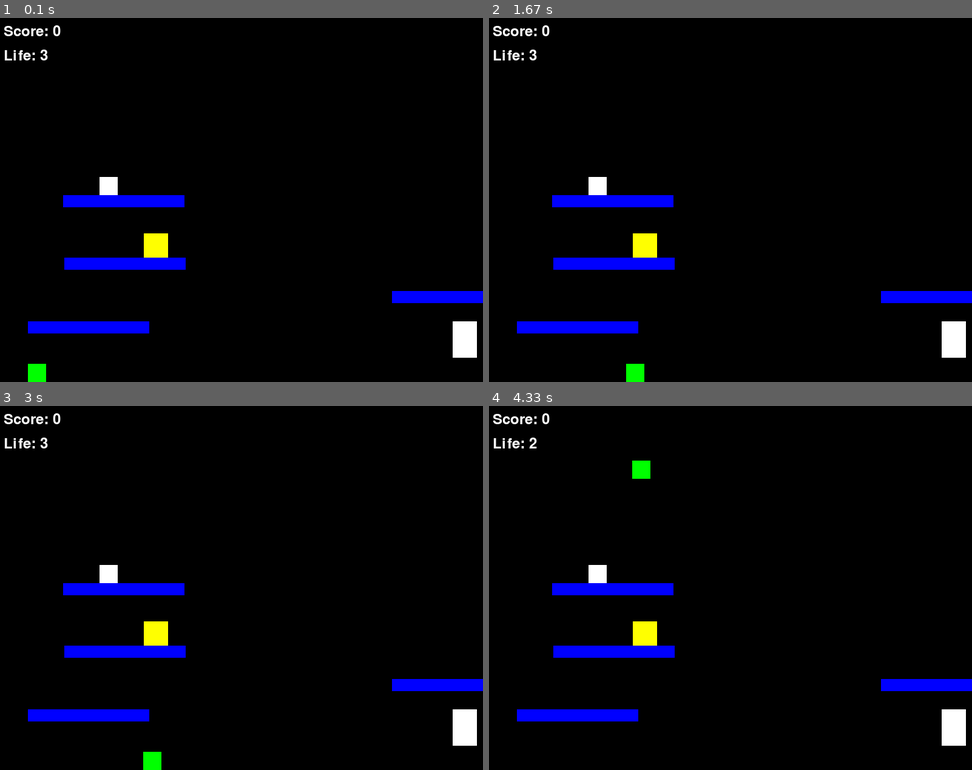
Above: before the commit, frames 1-4 (two rows, left to right).
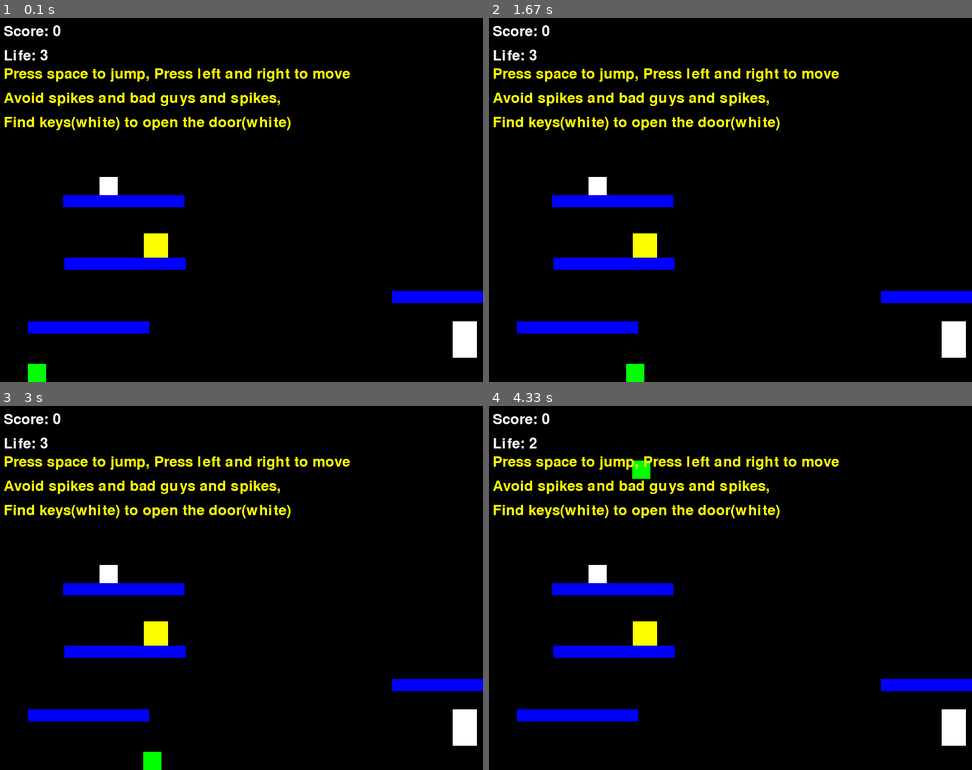
Above: after the commit, the same moments.

Repository: Parryhip/Final-Project-Pygame
Game: pygame game, started from platformer.py
The game is run twice, just before and just after one commit, with the same random seed, the same clock (stepped at 60 frames per second) and the same inputs.
Inputs:
- Up to frame 1 (0.1 s): no input
- Up to frame 2 (1.67 s): hold Right 0.33-0.8 s; hold Right 0.83-1.3 s; hold Left from 1.33 s (still down)
- Up to frame 3 (3 s): release Left at 1.87 s; hold Left 1.9-2.3 s; hold Right 2.33-2.97 s
- Up to frame 4 (4.33 s): tap Space at 3, 3.4, 3.7, 3.9, 4.2 s; hold Left 3.33-3.8 s; hold Right 3.83-4.3 s

The runs differ from the first frame. In frame 1, 2.6% of the frame differs, in the area x 0-73%, y 13-31%; in frame 2, 2.6%; in frame 3, 2.6%; in frame 4, 2.6%.

Commit message:
Update platformer

Diff:
--- a/platformer.py
+++ b/platformer.py
@@ -30,7 +30,7 @@
     "w": 30,
     "h": 30,
     "speed": 5,
-    "jump": 15,
+    "jump": random.randint(1, 20),
     "life": 3,
     "score": 0,
     "keys": [],
@@ -100,9 +100,9 @@
             w = csv.writer(f)
             w.writerows(rows)  # Write all rows back
 
-        print(f"New best!：{score}！")
     except:
-        print("Save score failed")
+        Instrustion_text8 = font.render(f"Save score failed", True, Yellow)
+        win.blit(Instrustion_text8, (10, 160))
 
 def make_level():
     # Clear old things
@@ -206,6 +206,12 @@
     life_text = font.render(f"Life: {player['life']}", True, White)
     win.blit(score_text, (10, 10))
     win.blit(life_text, (10, 50))
+    Instrustion_text = font.render(f"Press space to jump, Press left and right to move", True, Yellow)
+    Instrustion_text2 = font.render(f"Avoid spikes and bad guys and spikes,", True, Yellow)
+    Instrustion_text3 = font.render(f"Find keys(white) to open the door(white)", True, Yellow)
+    win.blit(Instrustion_text, (10, 80))
+    win.blit(Instrustion_text2, (10, 120))
+    win.blit(Instrustion_text3, (10, 160))
 
     # Update screen
     pygame.display.update()
@@ -247,14 +253,12 @@
         if box.colliderect(key):
             player["keys"].append("key")
             game["keys"].remove(key)
-            print("You found a key! Go to door!")
 
     # Check door
     if player["keys"] and box.colliderect(game["door"]):
         player["score"] += 1
         player["keys"].clear()
         make_level()
-        print("Level done!")
 
     # Check bad things
     if time.time() > state["safe"]:
@@ -262,12 +266,10 @@
             if box.colliderect(bad):
                 player["life"] -= 1
                 state["safe"] = time.time() + 3
-                print(f"Ouch! Life left: {player['life']}")
                 break
 
 def game_over():
     # Game over
-    print(f"Game over! Score: {player['score']}")
     if player["score"] > state["best"]:
         save_best(player["score"])
         print("New best!")
